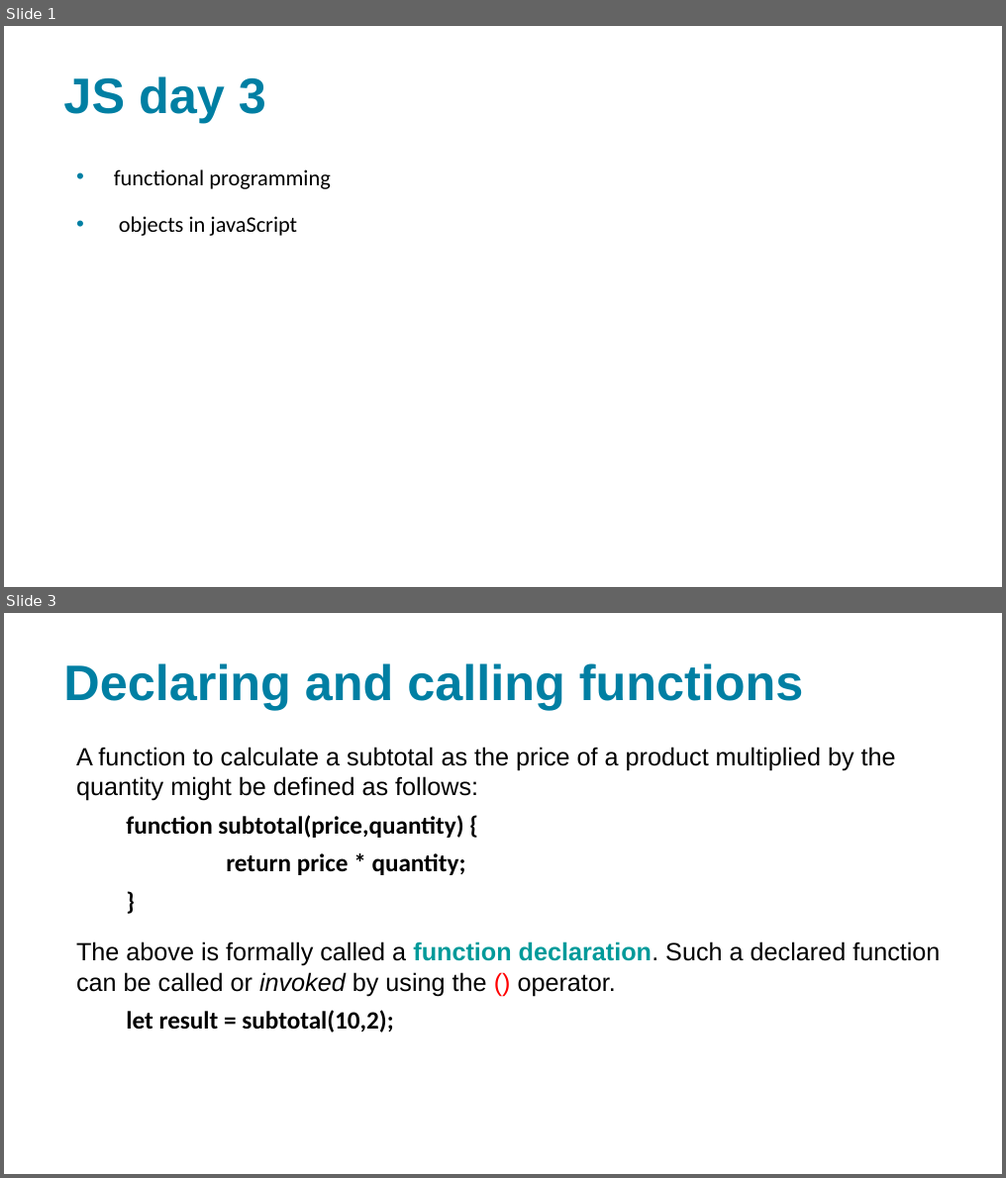
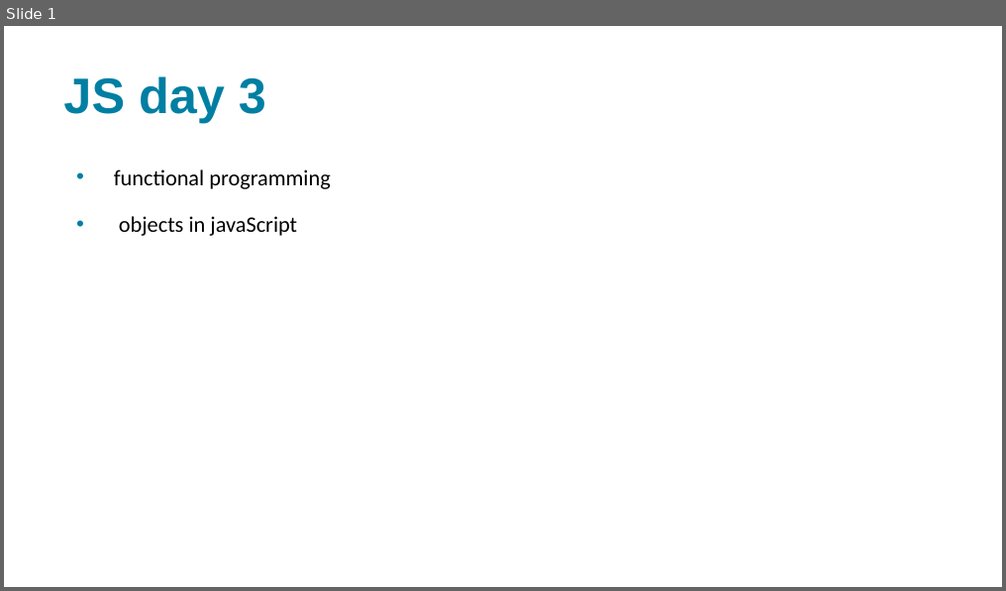
Before and after one commit to xbibogo/MMD24, a slide deck: semester2 PPT/uge 9 js del3.pptx. Shown one above the other, each under a label of ours: slides 1 and 3 before the commit, slide 1 after it; the slides between them are not shown. The pictures are 1006x1178 and 1006x591 pixels, drawn with LibreOffice and Linux fonts; fonts in the diff are those of the drawing. Boxes give left, top, right and bottom in pixels: in the first picture for what was removed or moved away, otherwise in the second. Text is boxed around its words. In the diff, an @@ line names an element or a change of style, - is before the commit and + after.

```diff
--- a/semester2 PPT/uge 9 js del3.pptx
+++ b/semester2 PPT/uge 9 js del3.pptx
@@ slide 3 removed at <box>4,613,1002,1174</box>, background #FFFFFF @@
@@ title removed at <box>63,663,804,710</box> @@
-Declaring and calling functions
@@ text removed at <box>76,747,940,1033</box> @@
-A function to calculate a subtotal as the price of a product multiplied by the quantity might be defined as follows:
-  function subtotal(price,quantity) {
-  return price * quantity;
-  }
-The above is formally called a function declaration. Such a declared function can be called or invoked by using the () operator.
-  let result = subtotal(10,2);
```
Also in this commit, not shown: 4 other slides removed, 4 other files.
